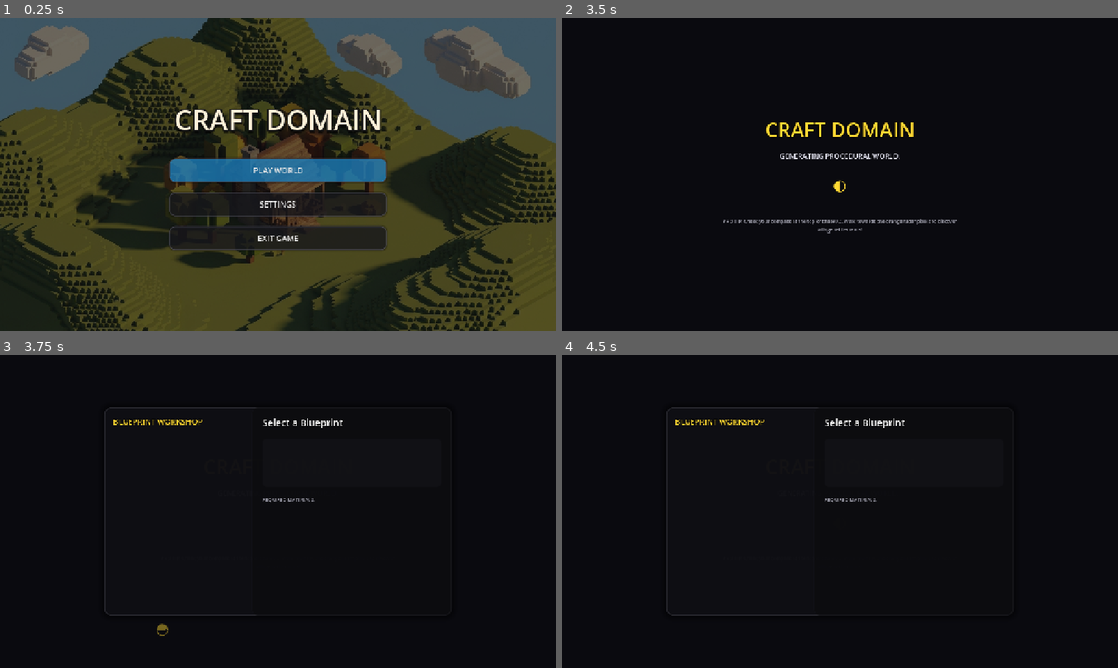
Above: before the commit, frames 1-4 (two rows, left to right).
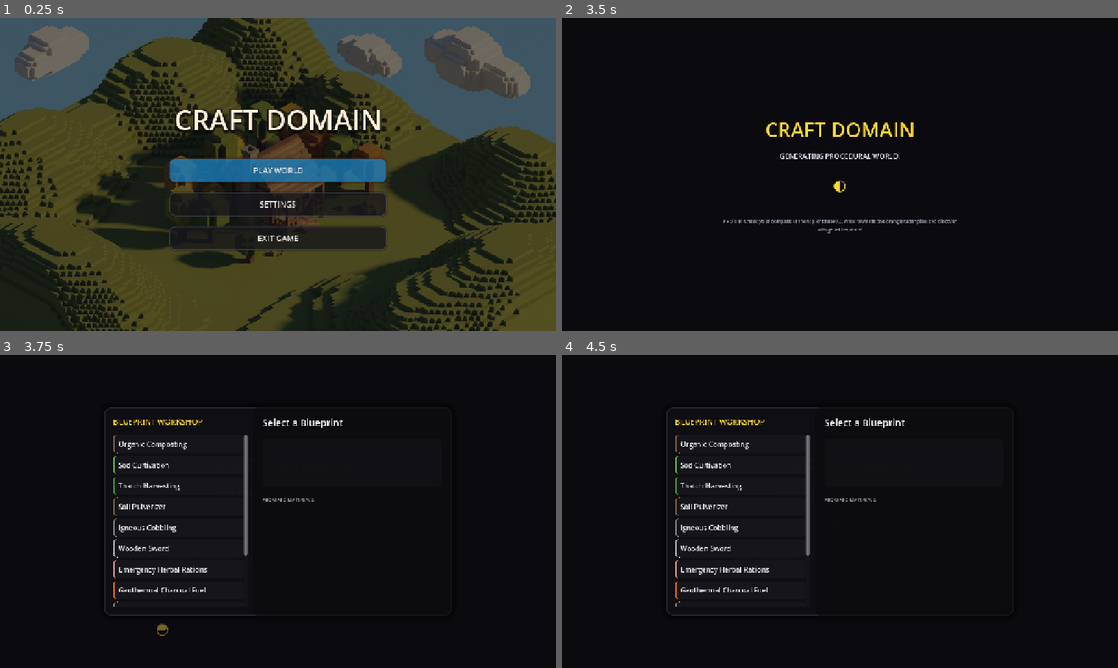
Above: after the commit, the same moments.

Repository: enriquegonzalezgutierrez/CraftDomain
Game: Godot game, scene res://src/Core/Bootstrap/bootstrap.tscn
Same seed, same stepped clock (60 frames per second), same inputs: the game is played once before the commit and once after it.
Inputs (mouse positions are in pixels of both pictures, inside the frame that each line leads up to):
- Up to frame 1 (0.25 s): no input
- Up to frame 2 (3.5 s): click "PLAY WORLD" at 0.5 s; click "🎒" at 1.25 s; move the mouse to (867, 174) at 2.02 s; hold W (move_forward) from 2.03 s (still down); click (867, 174) at 2.1 s; tap Space (jump) at 2.27, 2.57, 3.02, 3.32 s; move the mouse to (812, 174) at 2.77 s; right-click (812, 174) at 2.85 s; click (812, 174) at 2.92 s
- Up to frame 3 (3.75 s): keep holding W (move_forward); move the mouse to (289, 505) at 3.52 s; hold C (craft_item) from 3.53 s (still down); click (289, 505) at 3.67 s
- Up to frame 4 (4.5 s): keep holding W (move_forward); tap Enter at 4.25 s; move the mouse to (812, 574) at 4.27 s; release C (craft_item) at 4.28 s; tap Alt (free_cursor) at 4.35 s; click (812, 574) at 4.42 s

Frames 1-2 are identical in both runs. In frame 3, 1.4% of the frame differs, in the area x 20-45%, y 25-81%; in frame 4, 1.4%.

Commit message:
Update docs

Diff:
--- a/src/Core/Bootstrap/Bootstrap.gd
+++ b/src/Core/Bootstrap/Bootstrap.gd
@@ -8,19 +8,29 @@
 #                and visual shader setups to specialized managers.
 #              - Open-Closed Principle (OCP): Closed for modifications when adding
 #                new biomes, structures, or entities.
-#              PERSISTENCE UPGRADE:
-#              - Integrated startup persistent configurations loader to restore
-#                user settings (volumes, screen modes, view distance) on boot.
+#              PERSISTENCE UPGRADE (RESTORATION FIXED):
+#              - Restored critical domain registry initializations (Quests, Recipes,
+#                Dialogues, and 10 Biome Strategies) alongside the persistent settings
+#                loader, resolving the missing UI mission card and minimap pins.
 # Author: Enrique González Gutiérrez <enrique.gonzalez.gutierrez@gmail.com>
 # File: res://src/Core/Bootstrap/Bootstrap.gd
 # ==============================================================================
 class_name Bootstrap
 extends Node
 
-# Dependencies injected by Bootstrap
+## References to active systems, strictly typed for compiler safety
+var main_menu: MainMenu
+var world_controller: WorldController
+var player_controller: PlayerController
+var audio_service: AudioService
+var celestial_service: CelestialService
+var weather_service: WeatherService
+
+var world_repository: WorldRepository
 var sun_light: DirectionalLight3D
 var world_environment: WorldEnvironment
 
+
 func _ready() -> void:
 	_initialize_application()
 
@@ -34,22 +44,40 @@
 	# Registers programmatically created English & Spanish locales into Godot's TranslationServer
 	TranslationRegistry.initialize_translations()
 
-	# Initialize Biomes & Structures (SOLID / OCP compliant)
-	BiomeService.initialize_biomes()
+	# ---> SOLID COMPLIANCE (PHASE 4): Delegate registry startup routines <---
+	BiomeService.register_biome(BayOfSailsBiome.new())
+	BiomeService.register_biome(WarpPlateauBiome.new())
+	BiomeService.register_biome(GoldenBazaarBiome.new())
+	BiomeService.register_biome(CraggyMinesBiome.new())
+	BiomeService.register_biome(FrostbiteGlaciersBiome.new())
+	BiomeService.register_biome(RedwoodForestBiome.new())
+	BiomeService.register_biome(RedBadlandsBiome.new())
+	BiomeService.register_biome(NeonRuinsBiome.new())
+	BiomeService.register_biome(SwampOfSighsBiome.new())
+	BiomeService.register_biome(CloudKingdomBiome.new())
+
 	StructureLibrary.initialize_structures()
 	MegaStructureService.initialize_megastructures()
-
-	# Assemble the physical 3D sky environment and sun lighting (SRP compliant)
-	_setup_sky_environment()
-
-	# Boot up the dynamic Loop Audio Service
-	var audio_service := AudioService.new()
-	add_child(audio_service)
-
-	_setup_starting_scene()
-
-
-## Persistent Loader: Queries the Settings Repository and configures system parameters.
+	MobRegistry.initialize_mobs()
+
+	_setup_persistence()
+	_setup_environment()
+
+	# Load external campaign quests (Critical for HUD and Minimap markers!)
+	CampaignRegistry.initialize_campaign()
+
+	# Load dialogue trees
+	DialogueRegistry.initialize_dialogue_database()
+
+	# Load dynamic crafting recipes
+	RecipeRegistry.initialize_recipes()
+
+	_setup_celestial()
+	_setup_audio()
+	_load_main_menu()
+
+
+## Persistent Loader: Queries the Settings Repository and configures system parameters on boot.
 func _load_and_apply_user_settings() -> void:
 	var settings := SettingsRepository.load_settings()
 	if settings.is_empty():
@@ -69,7 +97,7 @@
 
 	if settings.has("sfx_volume"):
 		var sfx_vol: float = settings["sfx_volume"]
-		var idx := _get_get_or_create_bus("SFX")
+		var idx := _get_or_create_bus("SFX")
 		AudioServer.set_bus_volume_db(idx, sfx_vol)
 		AudioServer.set_bus_mute(idx, sfx_vol <= -39.0)
 
@@ -99,64 +127,54 @@
 	return idx
 
 
-func _get_get_or_create_bus(bus_name: String) -> int:
-	# Duplicate wrapper safeguard to prevent compiler reference errors
-	return _get_or_create_bus(bus_name)
-
-
-func _setup_sky_environment() -> void:
-	# 1. Programmatically compile the high-fidelity post-processing WorldEnvironment
+func _setup_persistence() -> void:
+	world_repository = DiskWorldRepository.new()
+
+
+func _setup_environment() -> void:
+	sun_light = EnvironmentBuilder.build_sun()
+	add_child(sun_light)
 	world_environment = EnvironmentBuilder.build_environment()
 	add_child(world_environment)
 
-	# 2. Programmatically compile the Directional SunLight
-	sun_light = EnvironmentBuilder.build_sun()
-	add_child(sun_light)
-
-	# 3. Instantiate and bind the orbital day/night service
-	var celestial_service := CelestialService.new()
+
+func _setup_celestial() -> void:
+	celestial_service = CelestialService.new()
 	celestial_service.name = "CelestialService"
 	celestial_service.sun_light = sun_light
 	celestial_service.world_environment = world_environment
 	add_child(celestial_service)
 
-	# 4. Instantiate and bind the weather system
-	var weather_service := WeatherService.new()
+	weather_service = WeatherService.new()
 	weather_service.name = "WeatherService"
 	add_child(weather_service)
 
 
-func _setup_starting_scene() -> void:
-	var menu := MainMenu.new()
-	menu.name = "MainMenu"
-	menu.play_pressed.connect(_on_start_game_requested)
-	add_child(menu)
+func _setup_audio() -> void:
+	audio_service = AudioService.new()
+	add_child(audio_service)
+	audio_service.play_menu_music()
+
+
+func _load_main_menu() -> void:
+	Input.mouse_mode = Input.MOUSE_MODE_VISIBLE
+	main_menu = MainMenu.new()
+	main_menu.name = "MainMenu"
+	main_menu.play_pressed.connect(_on_start_game_requested)
+	add_child(main_menu)
 
 
 func _on_start_game_requested() -> void:
-	var menu := get_node_or_null("MainMenu")
-	if is_instance_valid(menu):
-		menu.queue_free()
-
-	var audio_service := get_node_or_null("AudioService") as AudioService
+	if is_instance_valid(main_menu):
+		main_menu.queue_free()
+		main_menu = null
+
 	if is_instance_valid(audio_service):
 		audio_service.crossfade_to_world()
 
-	# Instantiate World and Player Controllers (DIP injection)
-	var world_controller := WorldController.new()
-	world_controller.name = "World"
-	world_controller.repository = DiskWorldRepository.new()
-
-	var player_controller := PlayerController.new()
-	player_controller.name = "Player"
-
-	# Interlink dependencies cleanly
-	world_controller.player = player_controller
-	player_controller.world_controller = world_controller
-
-	var weather_service := get_node_or_null("WeatherService") as WeatherService
-	if is_instance_valid(weather_service):
-		weather_service.player = player_controller
+	_bootstrap_world()
+	_bootstrap_player()
+	_inject_dependencies()
 
 	add_child(world_controller)
 	add_child(player_controller)
@@ -168,31 +186,31 @@
 
 	await get_tree().process_frame
 
-	var world_controller := get_node_or_null("World") as WorldController
 	if is_instance_valid(world_controller):
 		world_controller.save_all()
 
 	await get_tree().process_frame
 
-	var player_controller := get_node_or_null("Player")
 	if is_instance_valid(player_controller):
 		player_controller.queue_free()
+		player_controller = null
 
 	if is_instance_valid(world_controller):
 		world_controller.queue_free()
-
-	var audio_service := get_node_or_null("AudioService") as AudioService
+		world_controller = null
+
 	if is_instance_valid(audio_service):
 		audio_service.crossfade_to_menu()
 
 	await get_tree().create_timer(0.15).timeout
-	_setup_starting_scene()
+	_load_main_menu()
 
 	var fade_tween := create_tween()
 	fade_tween.tween_property(unload_screen, "modulate:a", 0.0, 0.45).set_trans(Tween.TRANS_SINE).set_ease(Tween.EASE_OUT)
 	fade_tween.tween_callback(unload_screen.queue_free)
 
 
+## Generates the unloading black-out cover using dynamic translation keys.
 func _create_unload_loading_screen() -> Panel:
 	var panel := Panel.new()
 	panel.name = "UnloadLoadingScreen"
@@ -222,3 +240,23 @@
 	vbox.add_child(title)
 
 	return panel
+
+
+func _bootstrap_world() -> void:
+	world_controller = WorldController.new()
+	world_controller.name = "World"
+
+
+func _bootstrap_player() -> void:
+	player_controller = PlayerController.new()
+	player_controller.name = "Player"
+
+
+func _inject_dependencies() -> void:
+	if is_instance_valid(world_controller) and is_instance_valid(player_controller):
+		world_controller.repository = world_repository
+		world_controller.player = player_controller
+		player_controller.world_controller = world_controller
+
+		if is_instance_valid(weather_service):
+			weather_service.player = player_controller
